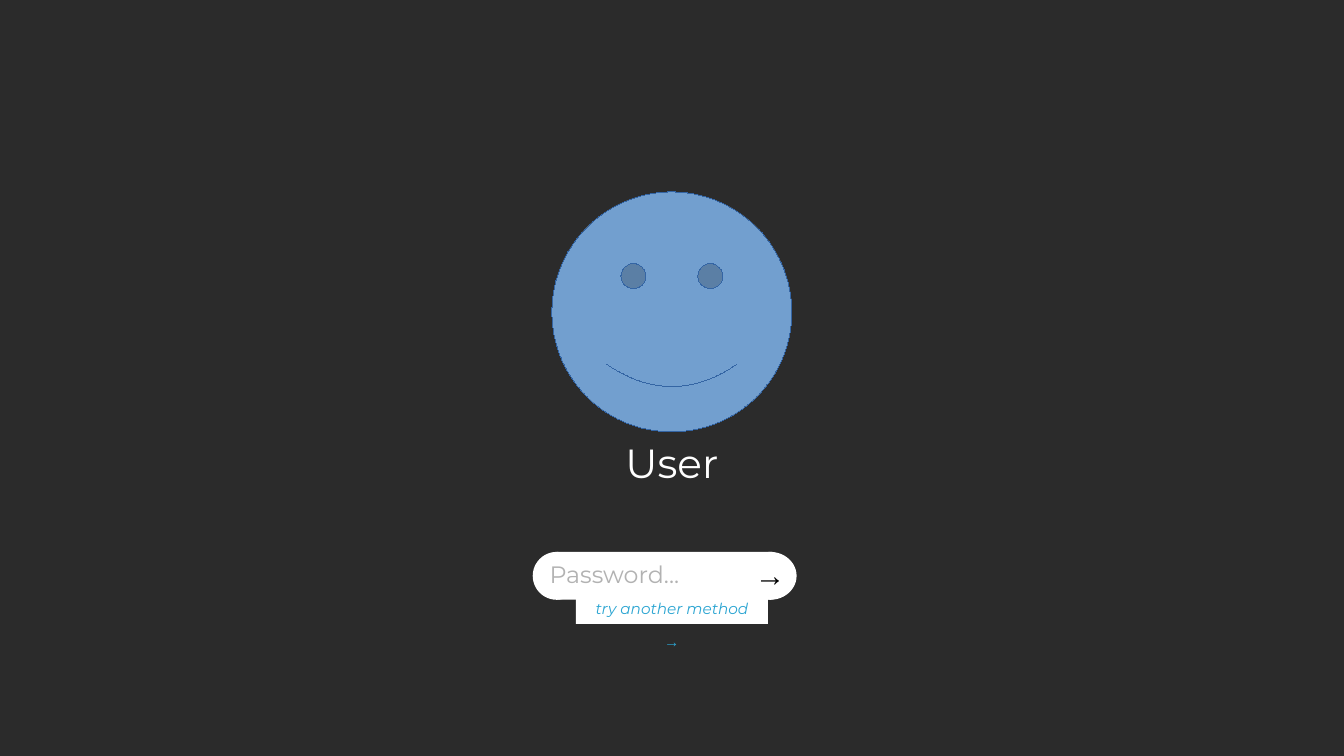
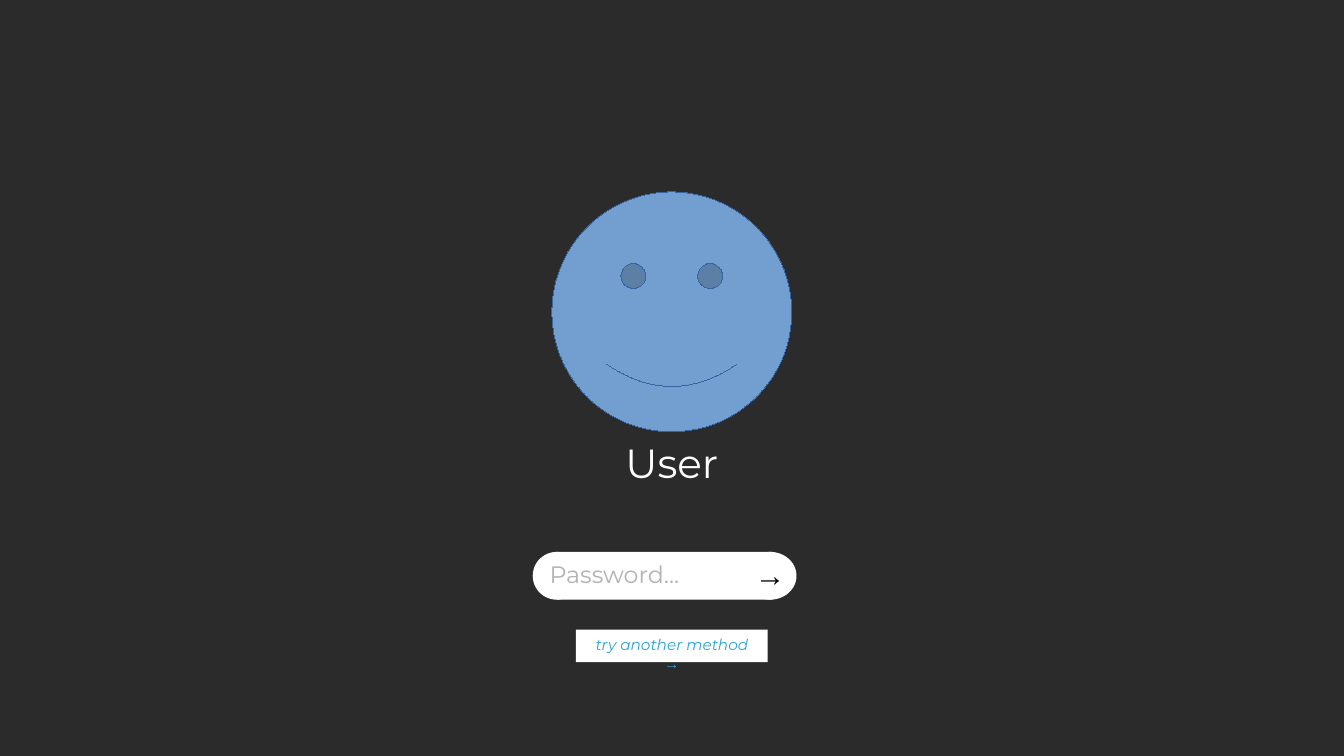
Before and after one commit to MediaPlay-Discord/os, a slide deck: slide 2 of extras/pptx/MPD OS Desktop Environment.pptx. Drawn at 1344x756 pixels with LibreOffice and Linux fonts; fonts in the diff are those of the drawing; background and template pictures are left out; a plain dark background stands for a picture behind light text. Boxes give left, top, right and bottom in pixels: in the first picture for what was removed or moved away, otherwise in the second. Text is boxed around its words. In the diff, an @@ line names an element or a change of style, - is before the commit and + after.

```diff
--- a/extras/pptx/MPD OS Desktop Environment.pptx
+++ b/extras/pptx/MPD OS Desktop Environment.pptx
@@ rectangle "try another method →": place and size @@
-rectangle "try another method →" at [576,579,767,624]
+rectangle "try another method →" at [576,629,767,662]
@@ rectangle "try another method →" at [576,629,767,662]: line spacing 19.3pt to 1 @@
```
Also in this commit, not shown: 3 other slides changed, 1 slide added, 9 other files.
